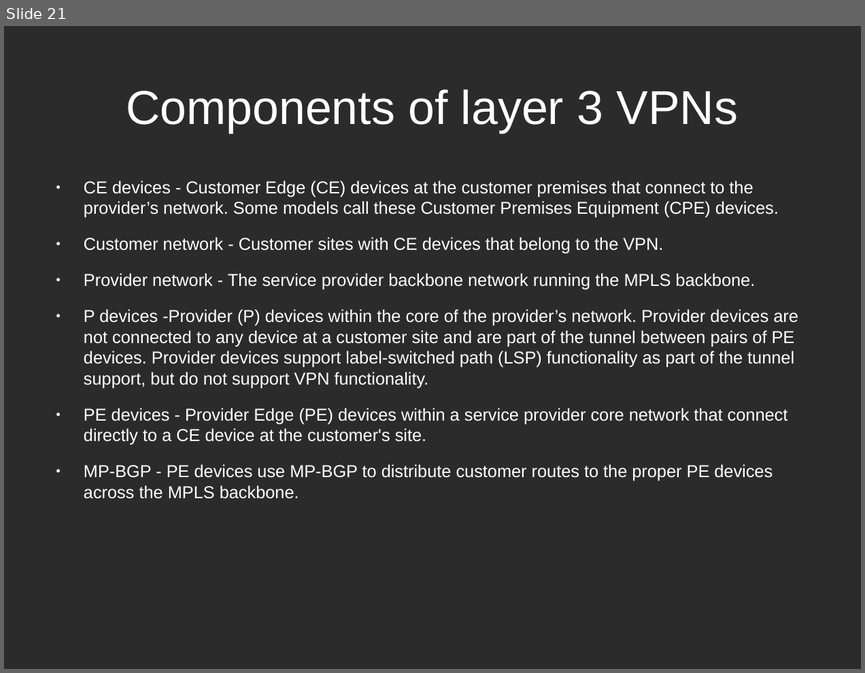
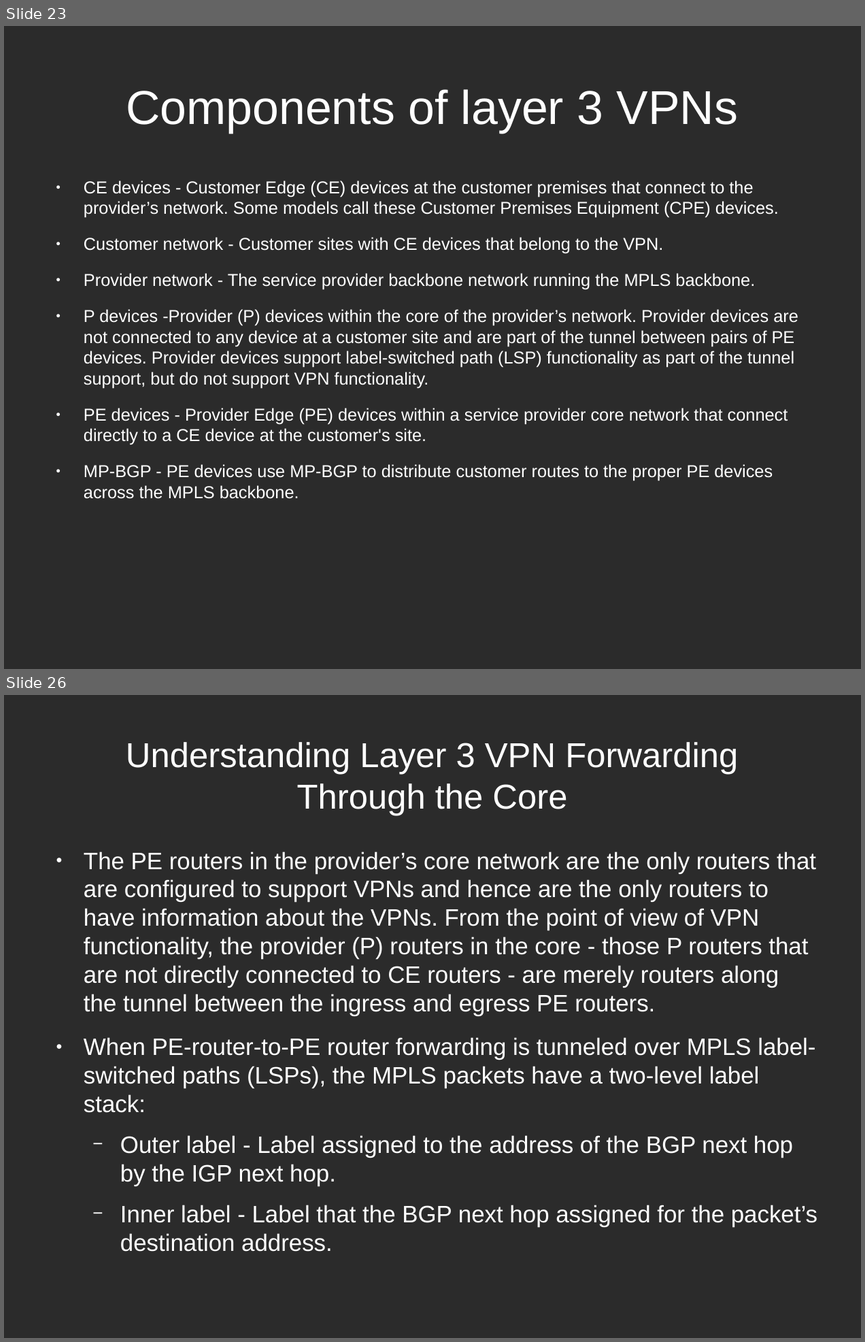
Before and after one commit to hoangphuocbk/tungsten-document, a slide deck: Networking-Tungsten.odp. Shown one above the other, each under a label of ours: slide 21 before the commit, slides 23 and 26 after it; the slides between them are not shown. The pictures are 865x673 and 865x1342 pixels, drawn with LibreOffice and Linux fonts; fonts in the diff are those of the drawing; background and template pictures are left out; a plain dark background stands for a picture behind light text. Boxes give left, top, right and bottom in pixels: in the first picture for what was removed or moved away, otherwise in the second. Text is boxed around its words. In the diff, an @@ line names an element or a change of style, - is before the commit and + after.

```diff
--- a/Networking-Tungsten.odp
+++ b/Networking-Tungsten.odp
@@ slide 26 added at <box>4,695,861,1338</box>, background picture (left out) @@
@@ title added at <box>126,742,738,815</box>, 32 pt, text #FFFFFF @@
+Understanding Layer 3 VPN Forwarding
+Through the Core
@@ text added at <box>84,851,817,1227</box>, 22 pt, text #FFFFFF @@
+● The PE routers in the provider’s core network are the only routers that are configured to support VPNs and hence are the only routers to have information about the VPNs. From the point of view of VPN functionality, the provider (P) routers in the core - those P routers that are not directly connected to CE routers - are merely routers along the tunnel between the ingress and egress PE routers.
+● When PE-router-to-PE router forwarding is tunneled over MPLS label-switched paths (LSPs), the MPLS packets have a two-level label stack:
+  − Outer label - Label assigned to the address of the BGP next hop by the IGP next hop.
+  − Inner label - Label that the BGP next hop assigned for the packet’s destination address.
@@ what was slide 21 is now slide 23 @@
```
Also in this commit, not shown: 2 slides changed, 8 other slides added, 1 slide removed.
